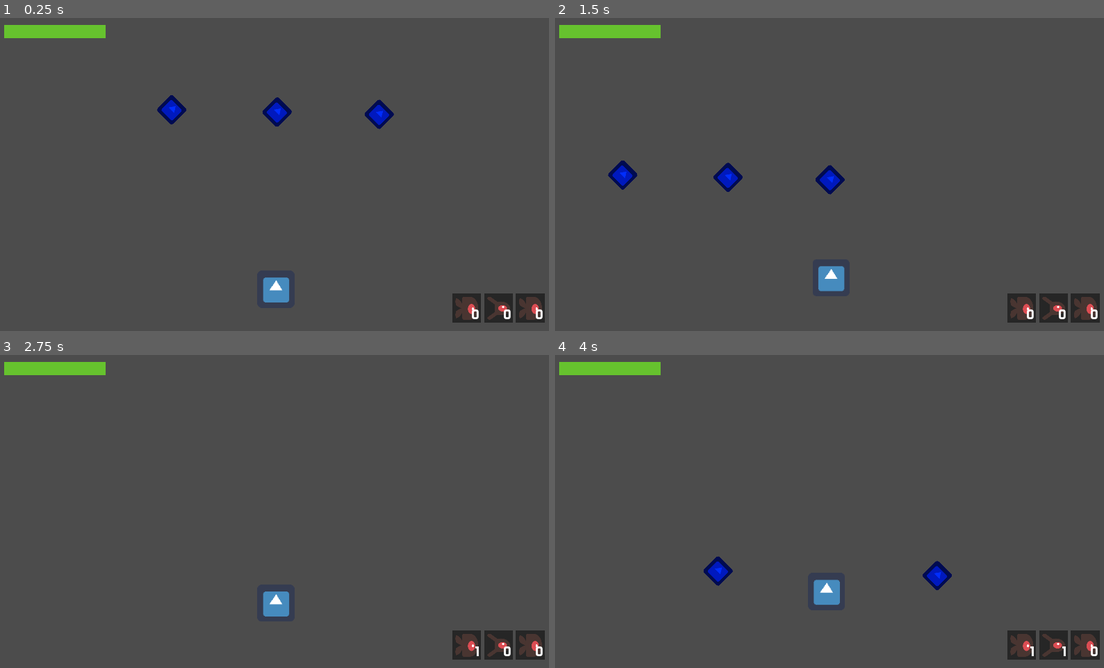
Above: before the commit, frames 1-4 (two rows, left to right).
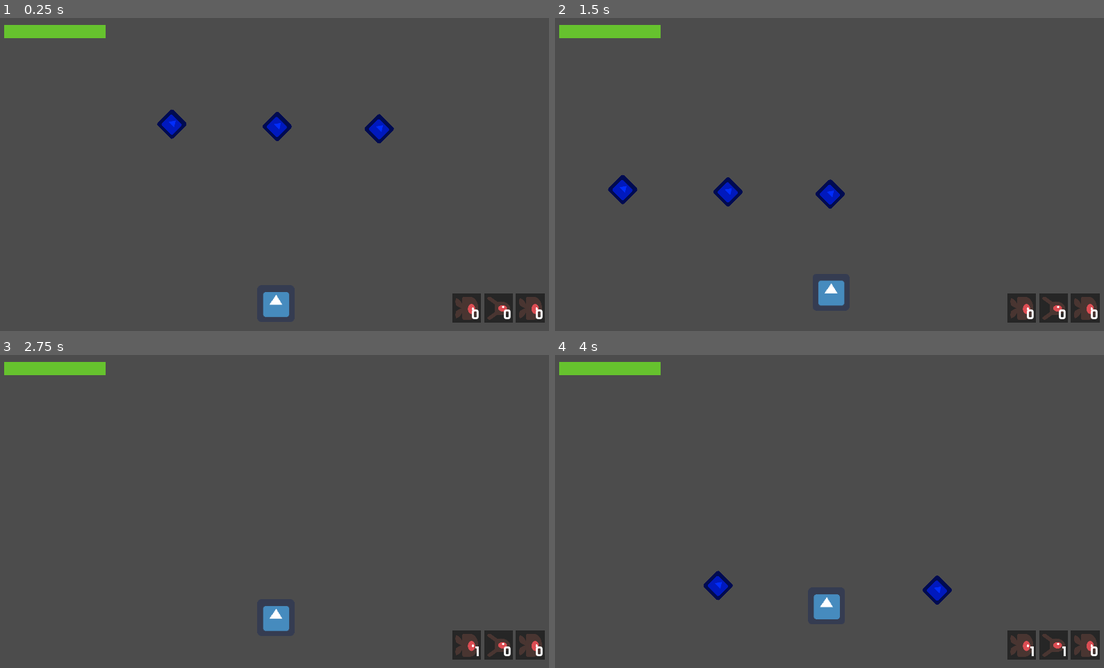
Above: after the commit, the same moments.

Repository: delleloper/staysafejam
Game: Godot game, scene res://Game.tscn
Same seed, same stepped clock (60 frames per second), same inputs: the game is played once before the commit and once after it. The engine's default icon, where the game draws it, is replaced by a stand-in: a white triangle on a blue panel in a dark square.
Inputs:
- Up to frame 1 (0.25 s): no input
- Up to frame 2 (1.5 s): hold D (move_right) 0.53-1.28 s; hold S (move_down) from 1.28 s (still down)
- Up to frame 3 (2.75 s): release S (move_down) at 2.03 s; hold D (move_right) from 2.03 s (still down)
- Up to frame 4 (4 s): release D (move_right) at 2.78 s; hold W (move_up) 2.78-3.53 s; hold A (move_left) from 3.53 s (still down)

The runs differ from the first frame. In frame 1, 1.9% of the frame differs, in the area x 28-72%, y 24-96%; in frame 2, 1.9%, in the area x 9-53%, y 45-92%; in frame 3, 0.5%; in frame 4, 1.4%.

Commit message:
add an audio manager
To play/change music use AM.play_main_theme or AM.play_gameplay.

-singelton audio manager scene
-add demo sound files
-added a music bus

Diff:
--- /dev/null
+++ b/Audio_manager.gd
@@ -0,0 +1,48 @@
+extends Node
+
+func _ready():
+	play_main_theme()
+#	play_gamplay()
+	pass
+
+func play_main_theme():
+	$Tween.remove_all()
+	$Tween.interpolate_property($player_main_theme, "volume_db", $player_main_theme.volume_db, 0.0, 1.0, Tween.TRANS_SINE, Tween.EASE_OUT)
+	$Tween.interpolate_property($player_gameplay, "volume_db", $player_gameplay.volume_db, -90.0, 1.0, Tween.TRANS_SINE, Tween.EASE_OUT)
+	$Tween.start()
+
+	if !$player_main_theme.is_playing():
+		$player_main_theme.play()
+	else:
+		$player_main_theme.set_stream_paused(false)
+
+	yield($Tween, "tween_all_completed")
+	$player_gameplay.set_stream_paused(true)
+
+func play_gamplay():
+	$Tween.remove_all()
+	$Tween.interpolate_property($player_gameplay, "volume_db", $player_gameplay.volume_db, 0.0, 1.0, Tween.TRANS_SINE, Tween.EASE_OUT)
+	$Tween.interpolate_property($player_main_theme, "volume_db", $player_main_theme.volume_db, -90.0, 1.0, Tween.TRANS_SINE, Tween.EASE_OUT)
+	$Tween.start()
+
+	if !$player_gameplay.is_playing():
+		$player_gameplay.play()
+	else:
+		$player_gameplay.set_stream_paused(false)
+	pass
+
+	yield($Tween, "tween_all_completed")
+	$player_main_theme.set_stream_paused(true)
+
+
+
+###---just for debug---###
+#func _process(delta):
+#	if Input.is_action_just_pressed("move_down"):
+#		play_gamplay()
+#
+#	if Input.is_action_just_pressed("move_up"):
+#		play_main_theme()
+#
+#	print($player_main_theme.stream_paused)
+#	pass
--- /dev/null
+++ b/Audio_manager.tscn
@@ -0,0 +1,19 @@
+[gd_scene load_steps=4 format=2]
+
+[ext_resource path="res://Audio_manager.gd" type="Script" id=1]
+[ext_resource path="res://Assets/Main_Theme_demo.ogg" type="AudioStream" id=2]
+[ext_resource path="res://Assets/Gameplay_demo.ogg" type="AudioStream" id=3]
+
+[node name="Audio_manager" type="Node"]
+script = ExtResource( 1 )
+
+[node name="player_main_theme" type="AudioStreamPlayer" parent="."]
+stream = ExtResource( 2 )
+bus = "music"
+
+[node name="player_gameplay" type="AudioStreamPlayer" parent="."]
+stream = ExtResource( 3 )
+autoplay = true
+bus = "music"
+
+[node name="Tween" type="Tween" parent="."]
--- a/Player.tscn
+++ b/Player.tscn
@@ -56,7 +56,6 @@
 smoothing_enabled = true
 smoothing_speed = 6.652
 script = ExtResource( 2 )
-target = NodePath("..")
 max_roll = 0.2
 
 [node name="PlayerAnimator" type="AnimationPlayer" parent="."]
--- /dev/null
+++ b/default_bus_layout.tres
@@ -0,0 +1,9 @@
+[gd_resource type="AudioBusLayout" format=2]
+
+[resource]
+bus/1/name = "music"
+bus/1/solo = false
+bus/1/mute = false
+bus/1/bypass_fx = false
+bus/1/volume_db = 0.0
+bus/1/send = "Master"
--- a/project.godot
+++ b/project.godot
@@ -51,6 +51,7 @@
 [autoload]
 
 GM="*res://GameManager.gd"
+AM="*res://Audio_manager.tscn"
 
 [display]
 
Not shown, added: Assets/Gameplay_demo.ogg.import
Not shown, added: Assets/Main_Theme_demo.ogg.import
Not shown, added: Assets/Gameplay_demo.ogg
Not shown, added: Assets/Main_Theme_demo.ogg
